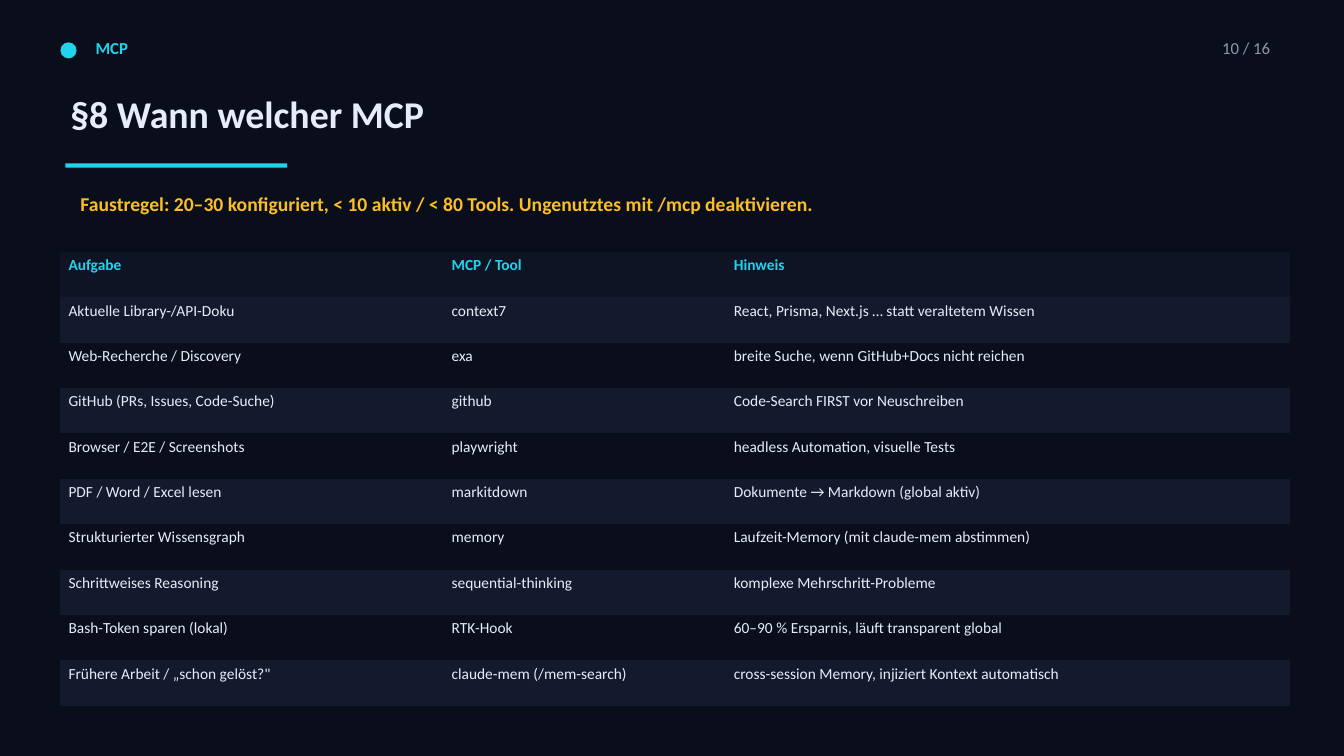
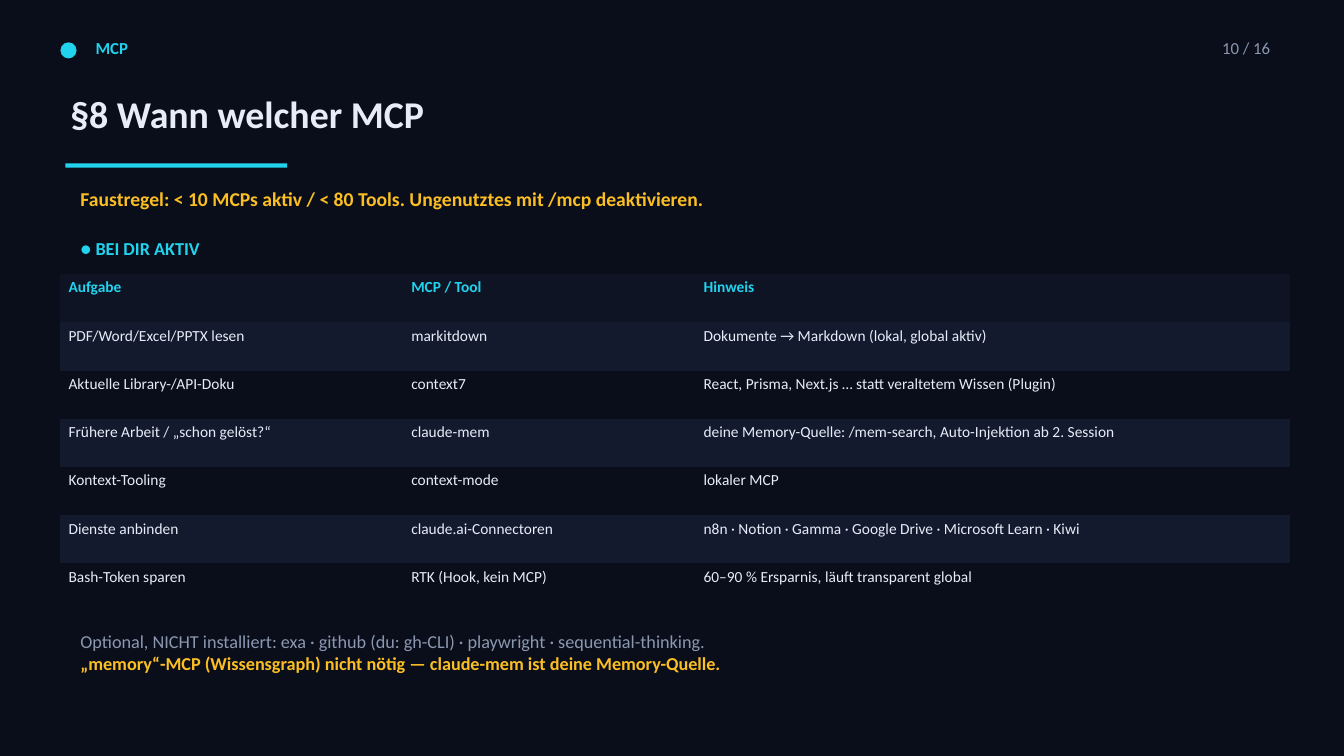
Before and after one commit to Paulee8155/Claude-Code-BestPractice, a slide deck: slide 11 of docs/ECC-Harness-Guide.de.pptx. Drawn at 1344x756 pixels with LibreOffice and Linux fonts; fonts in the diff are those of the drawing. Boxes give left, top, right and bottom in pixels: in the first picture for what was removed or moved away, otherwise in the second. Text is boxed around its words. In the diff, an @@ line names an element or a change of style, - is before the commit and + after.

```diff
--- a/docs/ECC-Harness-Guide.de.pptx
+++ b/docs/ECC-Harness-Guide.de.pptx
@@ text at <box>80,192,703,210</box>: text changed @@
-Faustregel: 20–30 konfiguriert, < 10 aktiv / < 80 Tools. Ungenutztes mit /mcp deaktivieren.
+Faustregel: < 10 MCPs aktiv / < 80 Tools. Ungenutztes mit /mcp deaktivieren.
@@ text added at <box>96,243,200,255</box>, 13 pt, text #22D3EE, bold @@
+● BEI DIR AKTIV
@@ table at <box>60,274,1291,612</box> @@
-row 2: Aktuelle Library-/API-Doku | context7 | React, Prisma, Next.js … statt veraltetem Wissen
-row 3: Web-Recherche / Discovery | exa | breite Suche, wenn GitHub+Docs nicht reichen
-row 4: GitHub (PRs, Issues, Code-Suche) | github | Code-Search FIRST vor Neuschreiben
-row 5: Browser / E2E / Screenshots | playwright | headless Automation, visuelle Tests
-row 6: PDF / Word / Excel lesen | markitdown | Dokumente → Markdown (global aktiv)
-row 7: Strukturierter Wissensgraph | memory | Laufzeit-Memory (mit claude-mem abstimmen)
-row 8: Schrittweises Reasoning | sequential-thinking | komplexe Mehrschritt-Probleme
-row 9: Bash-Token sparen (lokal) | RTK-Hook | 60–90 % Ersparnis, läuft transparent global
-row 10: Frühere Arbeit / „schon gelöst?" | claude-mem (/mem-search) | cross-session Memory, injiziert Kontext automatisch
+row 2: PDF/Word/Excel/PPTX lesen | markitdown | Dokumente → Markdown (lokal, global aktiv)
+row 3: Aktuelle Library-/API-Doku | context7 | React, Prisma, Next.js … statt veraltetem Wissen (Plugin)
+row 4: Frühere Arbeit / „schon gelöst?“ | claude-mem | deine Memory-Quelle: /mem-search, Auto-Injektion ab 2. Session
+row 5: Kontext-Tooling | context-mode | lokaler MCP
+row 6: Dienste anbinden | claude.ai-Connectoren | n8n · Notion · Gamma · Google Drive · Microsoft Learn · Kiwi
+row 7: Bash-Token sparen | RTK (Hook, kein MCP) | 60–90 % Ersparnis, läuft transparent global
@@ table: place and size @@
-table at <box>60,252,1291,706</box>
+table at <box>60,274,1291,612</box>
@@ text added at <box>80,635,720,673</box>, 13 pt, text #8B98B0 @@
+Optional, NICHT installiert: exa · github (du: gh-CLI) · playwright · sequential-thinking.
+„memory“-MCP (Wissensgraph) nicht nötig — claude-mem ist deine Memory-Quelle.
```
Also in this commit, not shown: 1 other slide changed, 2 other files.
